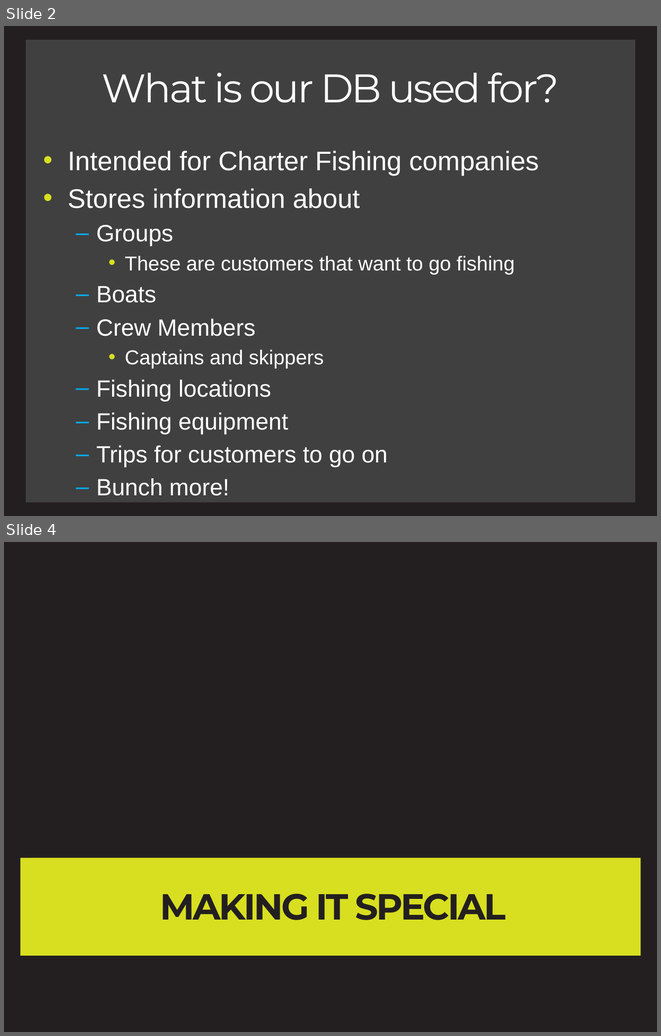
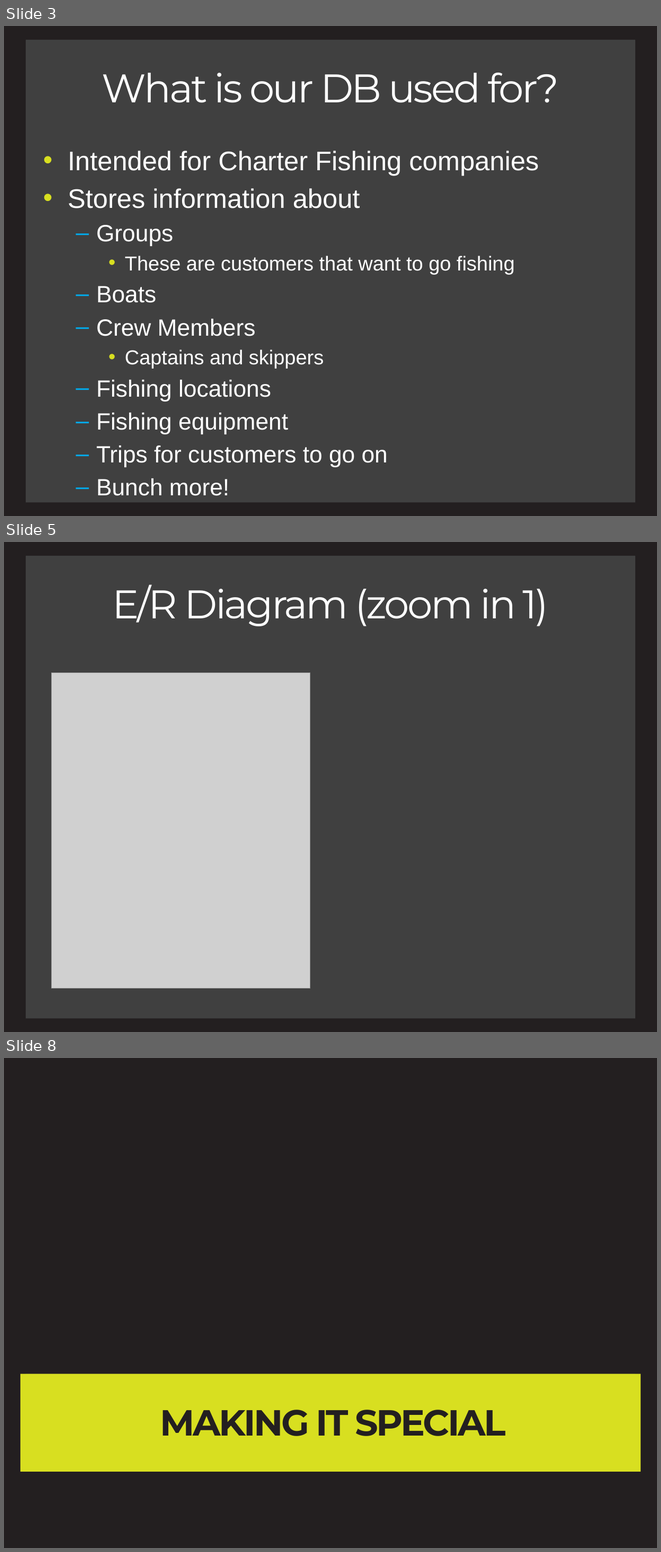
Before and after one commit to charlesmadere/FishnStore, a slide deck: documents/Presentation.pptx. Shown one above the other, each under a label of ours: slides 2 and 4 before the commit, slides 3, 5 and 8 after it; the slides between them are not shown. The pictures are 661x1036 and 661x1552 pixels, drawn with LibreOffice and Linux fonts; fonts in the diff are those of the drawing; grey boxes stand for pictures. Boxes give left, top, right and bottom in pixels: in the first picture for what was removed or moved away, otherwise in the second. Text is boxed around its words. In the diff, an @@ line names an element or a change of style, - is before the commit and + after.

Commit message:
ER diagram zoom ins added to presentation

```diff
--- a/documents/Presentation.pptx
+++ b/documents/Presentation.pptx
@@ slide 5 added at (4,542,657,1032), background #231F20; not listed: 1 template element that a slide beside it also shows @@
@@ title added at (112,584,549,626), 44 pt, text #FFFFFF @@
+E/R Diagram (zoom in 1)
@@ picture added at (52,672,310,988) @@
@@ what was slide 2 is now slide 3 @@
@@ what was slide 4 is now slide 8 @@
```
Also in this commit, not shown: 2 slides changed, 4 other slides added, 1 slide removed, 4 other files.
